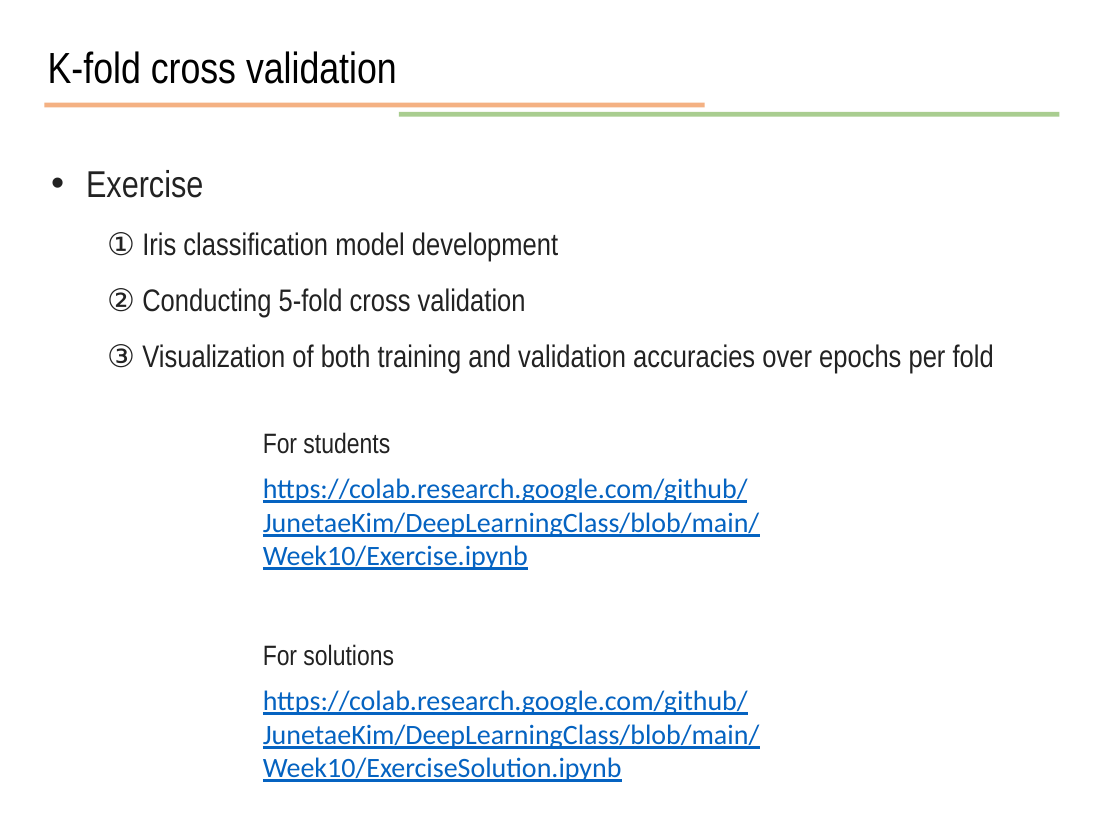
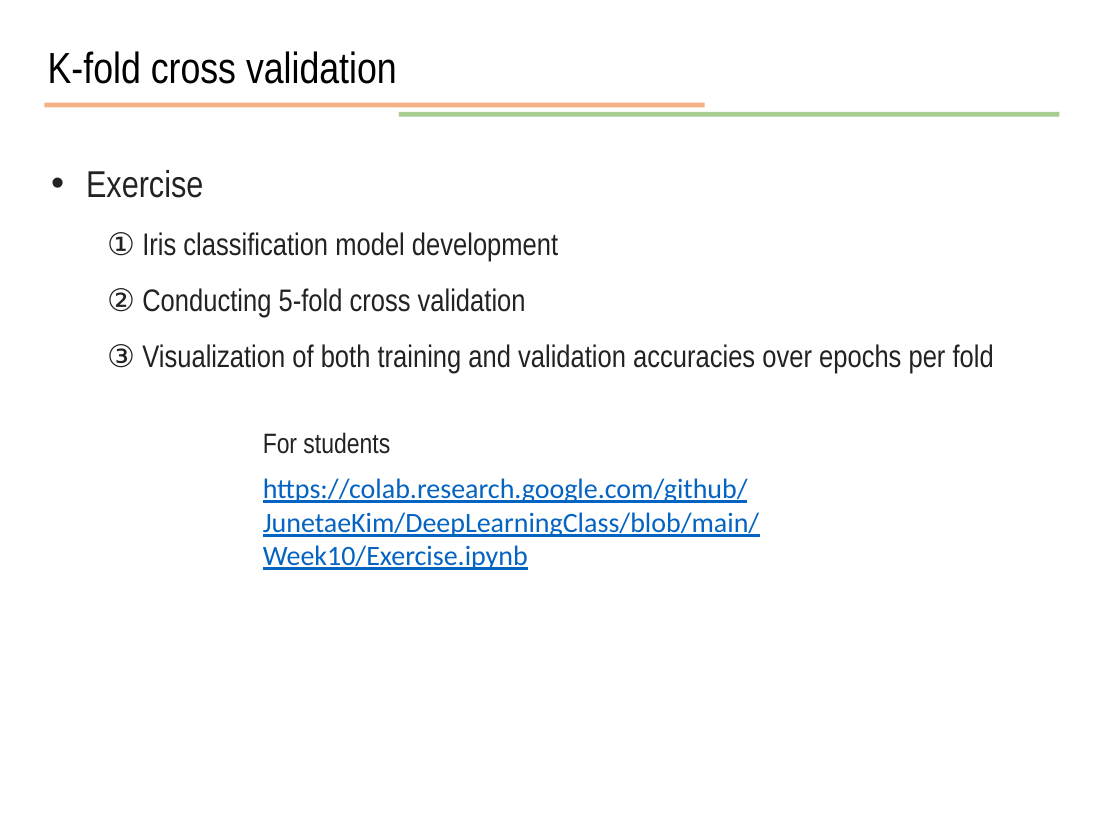
Before and after one commit to JunetaeKim/DeepLearningClass, a slide deck: slide 42 of Week10/week10 Drill with TensorFlow 2.x.pptx. Drawn at 1120x840 pixels with LibreOffice and Linux fonts; fonts in the diff are those of the drawing. Boxes give left, top, right and bottom in pixels: in the first picture for what was removed or moved away, otherwise in the second. Text is boxed around its words. In the diff, an @@ line names an element or a change of style, - is before the commit and + after.

```diff
--- a/Week10/week10 Drill with TensorFlow 2.x.pptx
+++ b/Week10/week10 Drill with TensorFlow 2.x.pptx
@@ text removed at (263, 644, 394, 666) @@
-For solutions
@@ text removed at (263, 690, 760, 782) @@
-https://colab.research.google.com/github/JunetaeKim/DeepLearningClass/blob/main/Week10/ExerciseSolution.ipynb
```
Also in this commit, not shown: 1 other slide changed, 1 other file.
